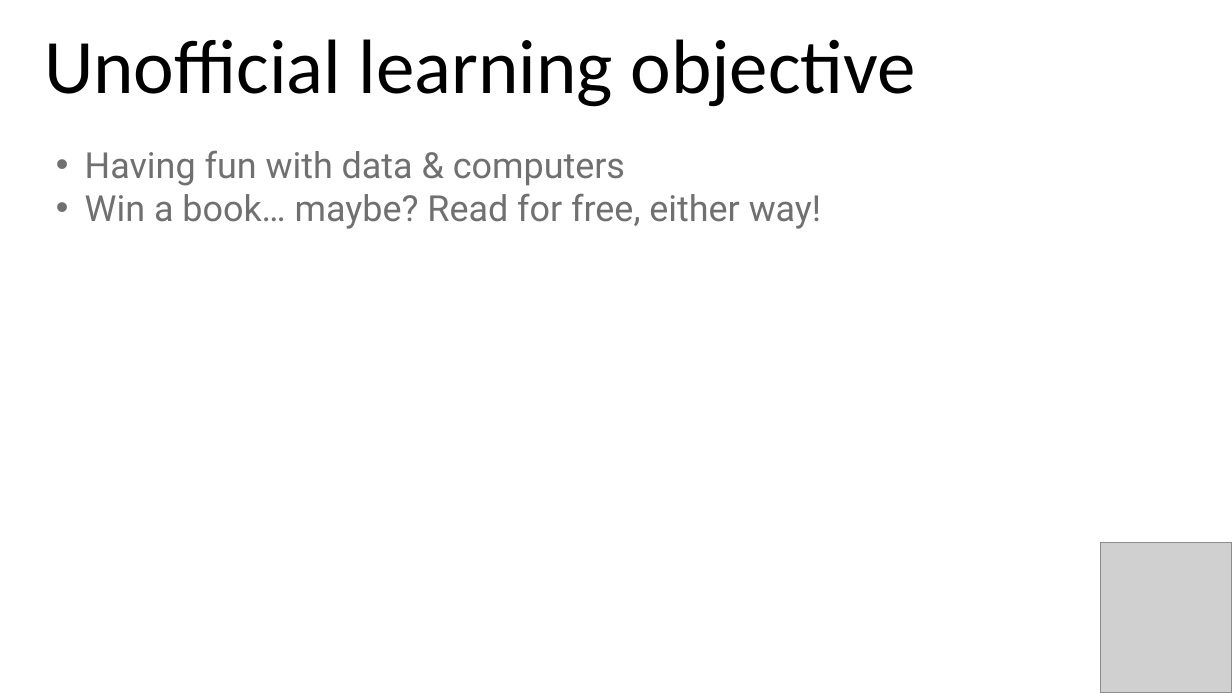
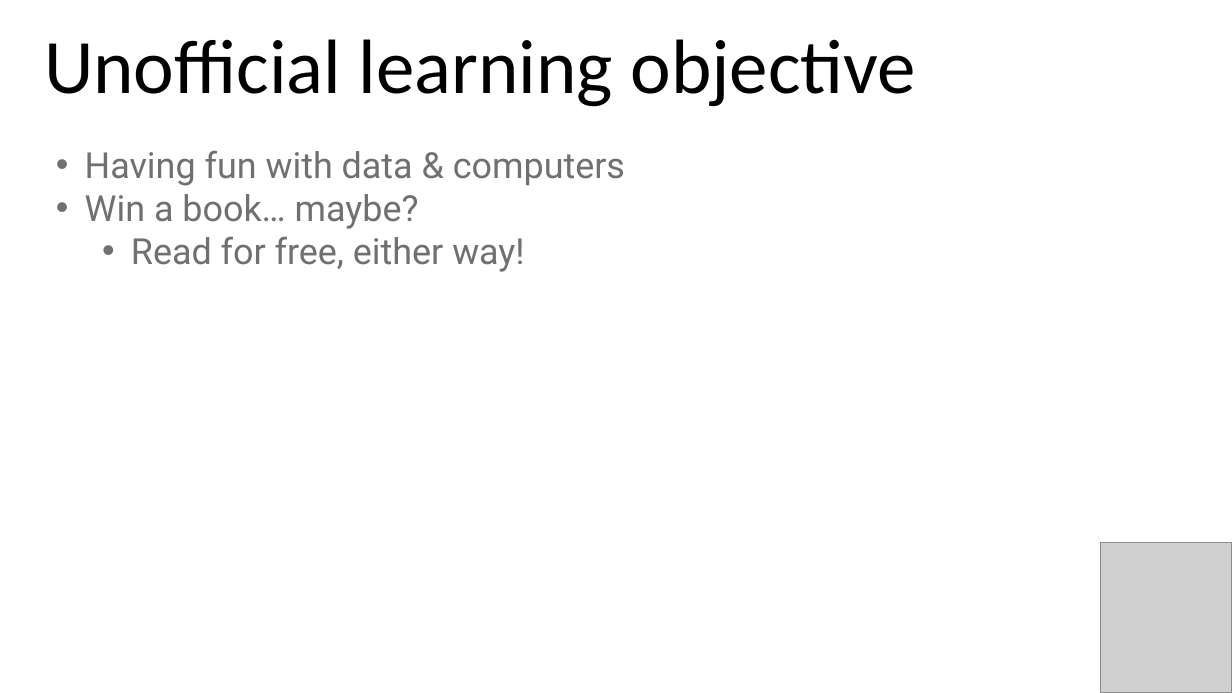
Before and after one commit to stringfestdata/ms-excel-toronto-python, a slide deck: slide 5 of toronto-five-things-excel-python.pptx. Drawn at 1232x693 pixels with LibreOffice and Linux fonts; fonts in the diff are those of the drawing; grey boxes stand for pictures. Boxes give left, top, right and bottom in pixels: in the first picture for what was removed or moved away, otherwise in the second. Text is boxed around its words. In the diff, an @@ line names an element or a change of style, - is before the commit and + after.

```diff
--- a/toronto-five-things-excel-python.pptx
+++ b/toronto-five-things-excel-python.pptx
@@ text at <box>85,194,524,272</box>: text changed @@
-• Win a book… maybe? Read for free, either way!
+• Win a book… maybe?
+  • Read for free, either way!
```
Also in this commit, not shown: 2 other slides changed, 2 other files.
